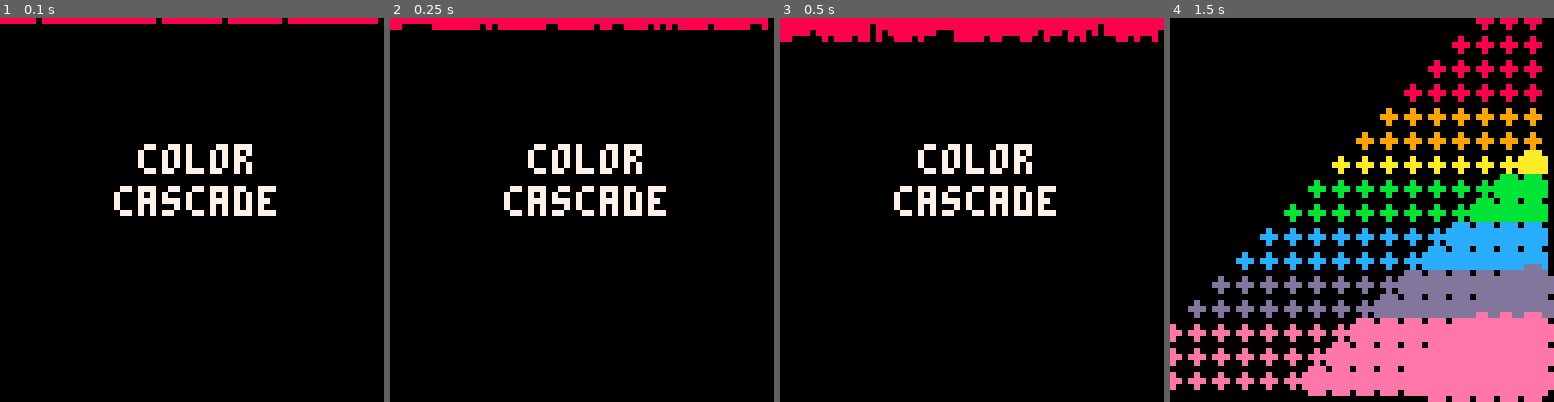
Above: before the commit, frames 1-4 (left to right).
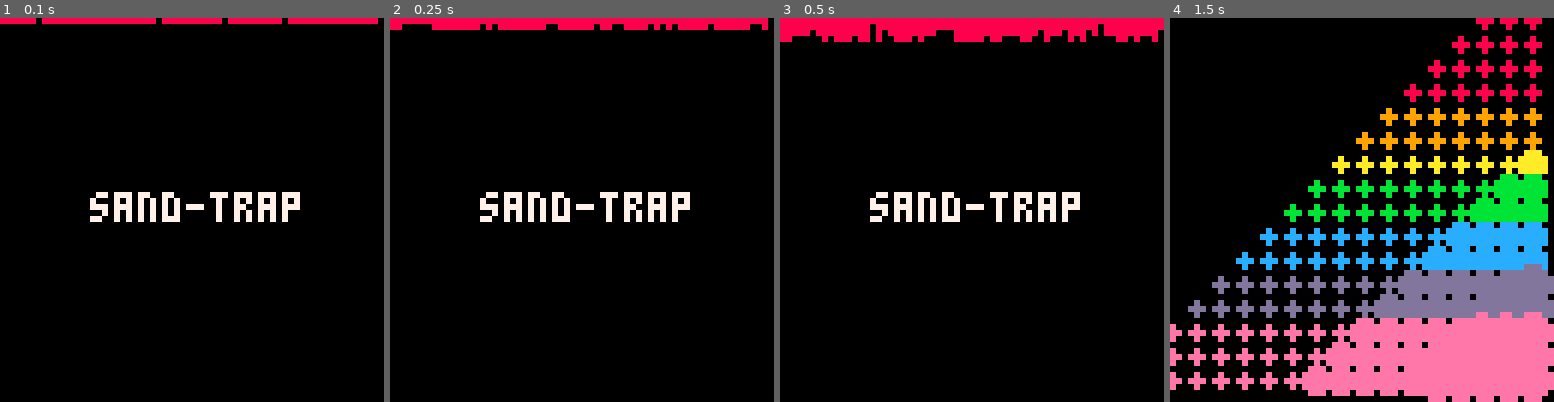
Above: after the commit, the same moments.

Repository: drspaceman0/SandSmash
Game: PICO-8 cartridge sandtrap.p8
Same seed, same stepped clock (60 frames per second), same inputs: the game is played once before the commit and once after it.
Inputs (mouse positions are in pixels of both pictures, inside the frame that each line leads up to):
- Up to frame 1 (0.1 s): no input
- Up to frame 2 (0.25 s): no input
- Up to frame 3 (0.5 s): tap X (X key) at 0.33 s
- Up to frame 4 (1.5 s): click (1450, 121) at 0.67 s; tap O (Z key) at 0.7 s; tap X (X key) at 1.07 s; click (1216, 267) at 1.22 s

The runs differ from the first frame. In frame 1, 3.3% of the frame differs, in the area x 23-79%, y 32-54%; in frame 2, 3.3%; in frame 3, 3.3%; in frame 4, nothing differs.

Commit message:
update name

Diff:
--- a/sandtrap.p8
+++ b/sandtrap.p8
@@ -405,10 +405,11 @@
     if not transition_stop_drawing_splash then
         draw_bitmap()
         -- draw_table(balls)
-        local text = "color"
-        write(text, text_x_pos(text), 20, 7)
-        text = "cascade"
-        write(text, text_x_pos(text), 27, 7)
+        local text = "sand-trap"
+
+        write(text, text_x_pos(text), 28, 7)
+        -- text = "trap"
+        -- write(text, text_x_pos(text), 27, 7)
 
         if t() % 1 == 0 then blink_text = not blink_text end
 
